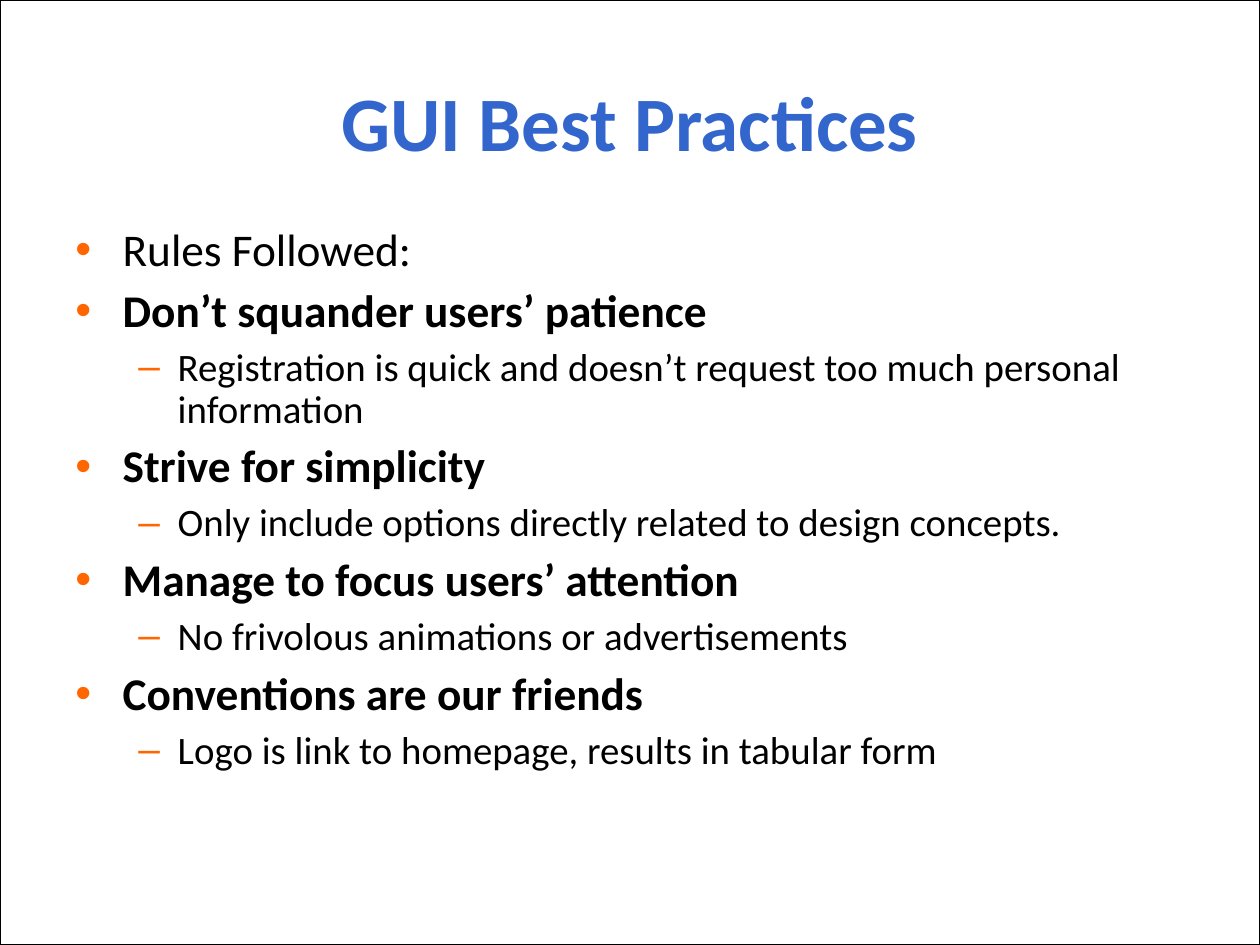
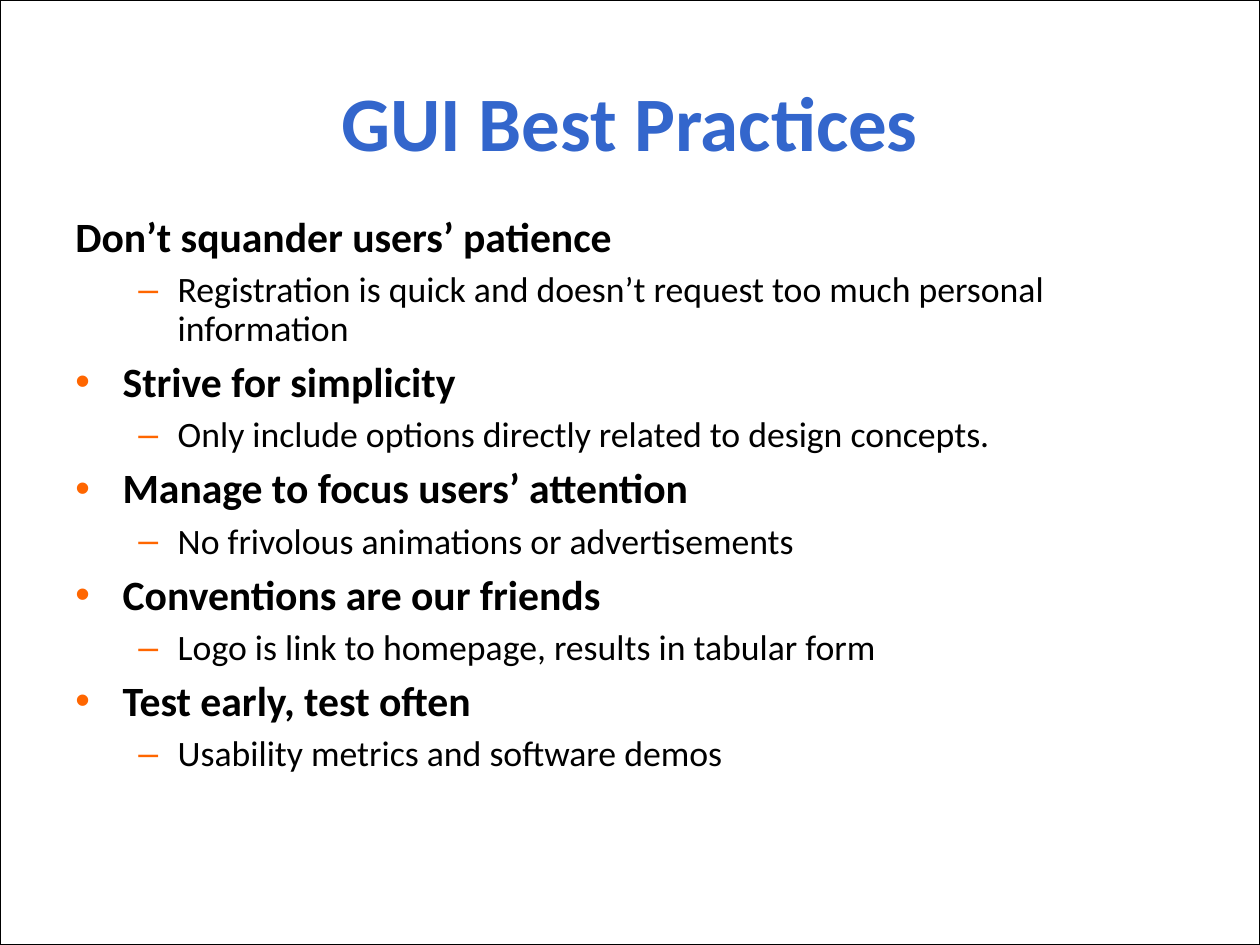
Before and after one commit to aajackson/Creepers, a slide deck: slide 11 of Documentation/MyFavs Presentation.ppt. Drawn at 1260x945 pixels with LibreOffice and Linux fonts; fonts in the diff are those of the drawing; background and template pictures are left out. Boxes give left, top, right and bottom in pixels: in the first picture for what was removed or moved away, otherwise in the second. Text is boxed around its words. In the diff, an @@ line names an element or a change of style, - is before the commit and + after.

Commit message:
Conclusion in final design doc

```diff
--- a/Documentation/MyFavs Presentation.ppt
+++ b/Documentation/MyFavs Presentation.ppt
@@ text "Don’t squander users’ patience": place and size @@
-text "Don’t squander users’ patience" at (123,234,1120,771)
+text "Don’t squander users’ patience" at (75,221,1044,772)
@@ text at (75,221,1044,666): size 25.9 to 23.8 pt in "Don’t squander users’ patience", "Strive for simplicity", "Manage to focus users’ attention", "Conventions are our friends"; size 22.2 to 20.4 pt in "Registration is quick and doesn’t request too ...", "Only include options directly related to design ...", "No frivolous animations or advertisements", "Logo is link to homepage, results in ..."; bullet • to none @@
@@ text at (123,234,411,267): paragraph removed @@
-• Rules Followed:
@@ text at (123,686,722,772): paragraphs added @@
+• Test early, test often
+  – Usability metrics and software demos
```
Also in this commit, not shown: 3 other slides changed, 1 other file.
